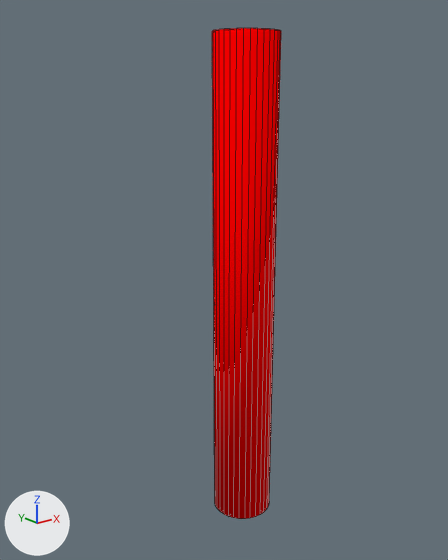
An edit to the Blender file exploratorium/models/testhero.blend, drawn before and after from the same camera.
Rendered twice from a 50 mm lens placed at (-1.573, -1.836, 1.812), pointed at (-0.09, 0.018, 1.071). Lighting does not change. The marker at lower left points along +X, +Y and +Z. Mesh edges are drawn as thin lines.

Objects in the first picture: 'testhero'.
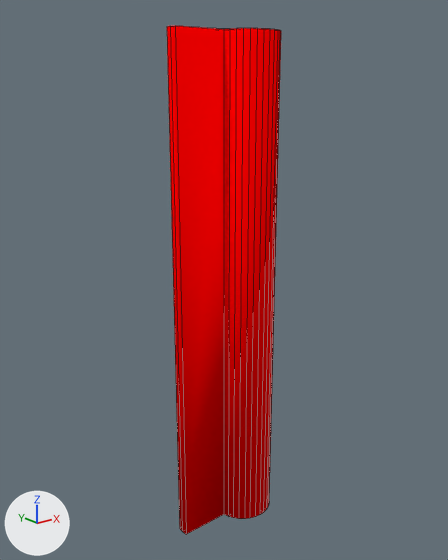
The newer file is also turned or shifted as a whole; pictures and numbers use the older file's frame.

Location of each change, (x1, y1, x2, y2) in pixels of the pictures (448 x 560 px):
'testhero', reshaped (64% wider): before (212, 28, 281, 519); after (167, 26, 281, 534)

Diff of the bpy script that builds the scene:
```diff
--- a/exploratorium/models/testhero.blend.py
+++ b/exploratorium/models/testhero.blend.py
@@ me_testhero @@
 # used by ob_testhero; location = (0.0, 0.0, 0.0)
-me_testhero.from_pydata(...)  # 66 vertices, 96 faces; spans x -0.12..0.12, y -0.12..0.12, z 0.0..2.0
+me_testhero.from_pydata(...)  # 72 vertices, 102 faces; spans x -0.33..0.12, y -0.12..0.12, z 0.0..2.0
+# me_testhero part 1
+# 96 faces are deleted
+# 6 new vertices lie (-0.21, 0.0, 0.0) away from vertices in x -0.12, y -0.02..0.02, z 0.0..2.0
+# 102 new faces join them
 me_testhero.materials.append(mat_material_001)
```
